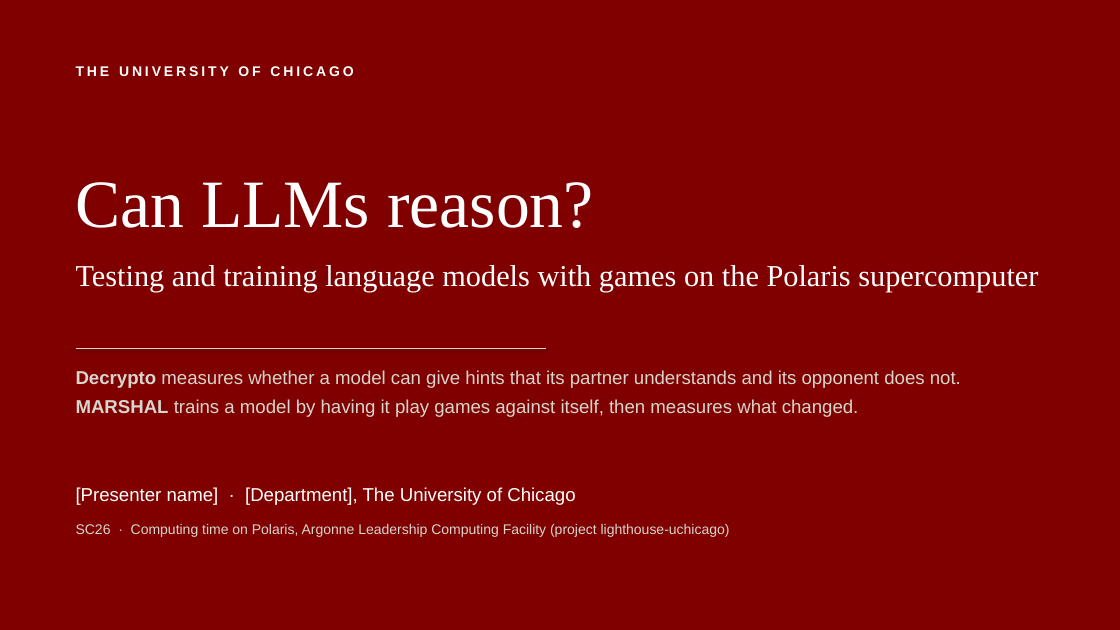
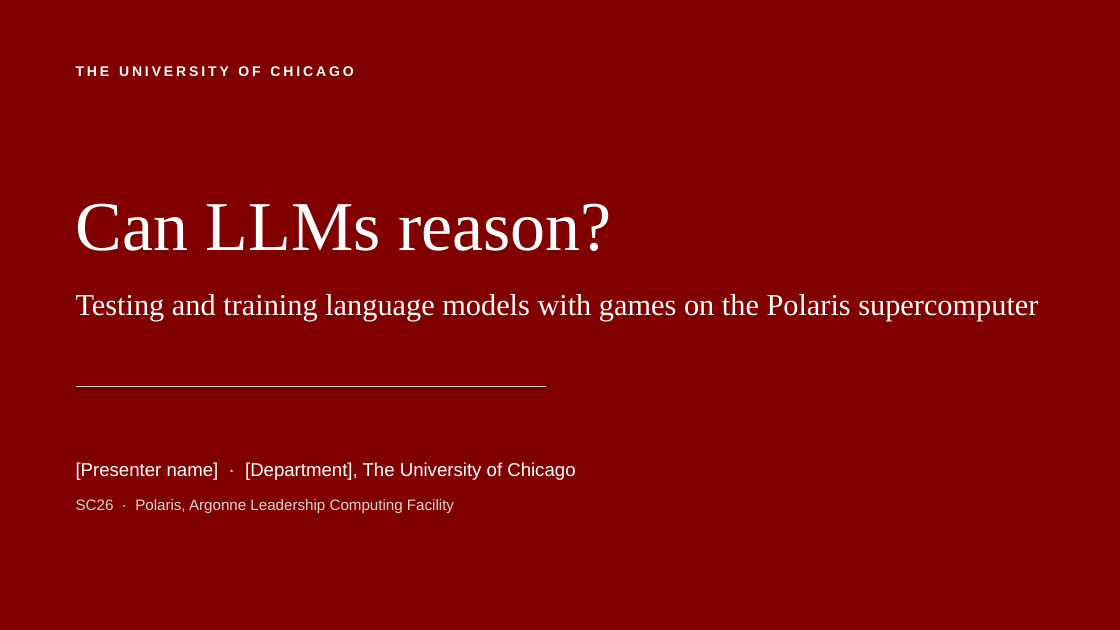
Before and after one commit to rmehta1987/decrypto, a slide deck: slide 1 of slides/can_llms_reason_sc26.pptx. Drawn at 1120x630 pixels with LibreOffice and Linux fonts; fonts in the diff are those of the drawing. Boxes give left, top, right and bottom in pixels: in the first picture for what was removed or moved away, otherwise in the second. Text is boxed around its words. In the diff, an @@ line names an element or a change of style, - is before the commit and + after.

```diff
--- a/slides/can_llms_reason_sc26.pptx
+++ b/slides/can_llms_reason_sc26.pptx
@@ text "Can LLMs reason?": place and size @@
-text "Can LLMs reason?" at (76, 182, 593, 228)
+text "Can LLMs reason?" at (76, 203, 612, 251)
@@ text "Can LLMs reason?" at (76, 203, 612, 251): size 58 to 60 pt @@
@@ text "Testing and training language models ...": place and size @@
-text "Testing and training language models ..." at (76, 265, 1038, 292)
+text "Testing and training language models ..." at (76, 294, 1038, 322)
@@ line moved from (76, 349) - (546, 349) to (76, 386) - (546, 386) @@
@@ text removed at (76, 370, 961, 417) @@
-Decrypto measures whether a model can give hints that its partner understands and its opponent does not.
-MARSHAL trains a model by having it play games against itself, then measures what changed.
@@ text "[Presenter name] · [Department], The ...": place and size @@
-text "[Presenter name] · [Department], The ..." at (76, 487, 575, 505)
+text "[Presenter name] · [Department], The ..." at (76, 462, 575, 480)
@@ text at (76, 499, 454, 513): text changed; size 12 to 13 pt @@
-SC26 · Computing time on Polaris, Argonne Leadership Computing Facility (project lighthouse-uchicago)
+SC26 · Polaris, Argonne Leadership Computing Facility
```
Also in this commit, not shown: 7 other slides changed, 1 other file.
